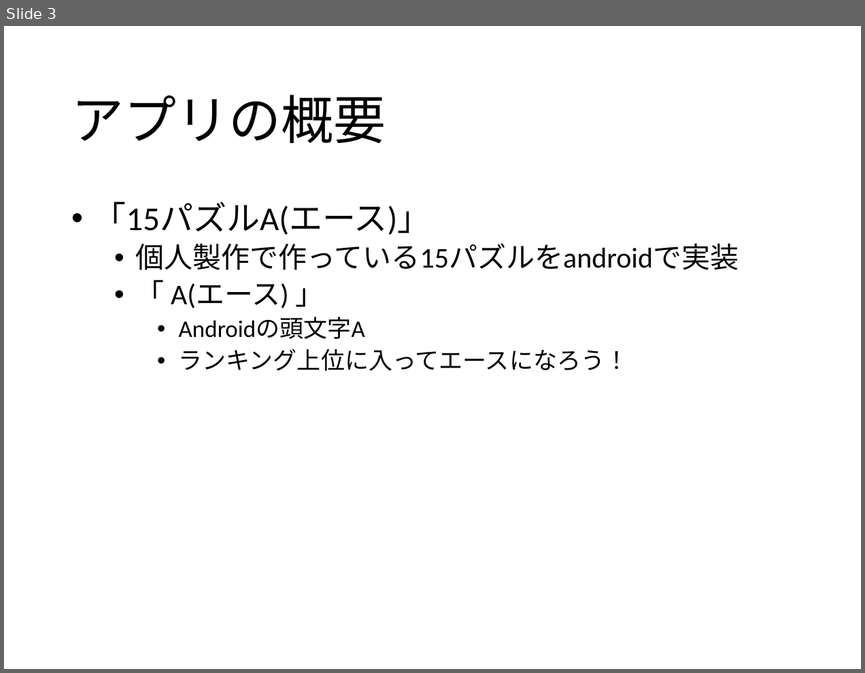
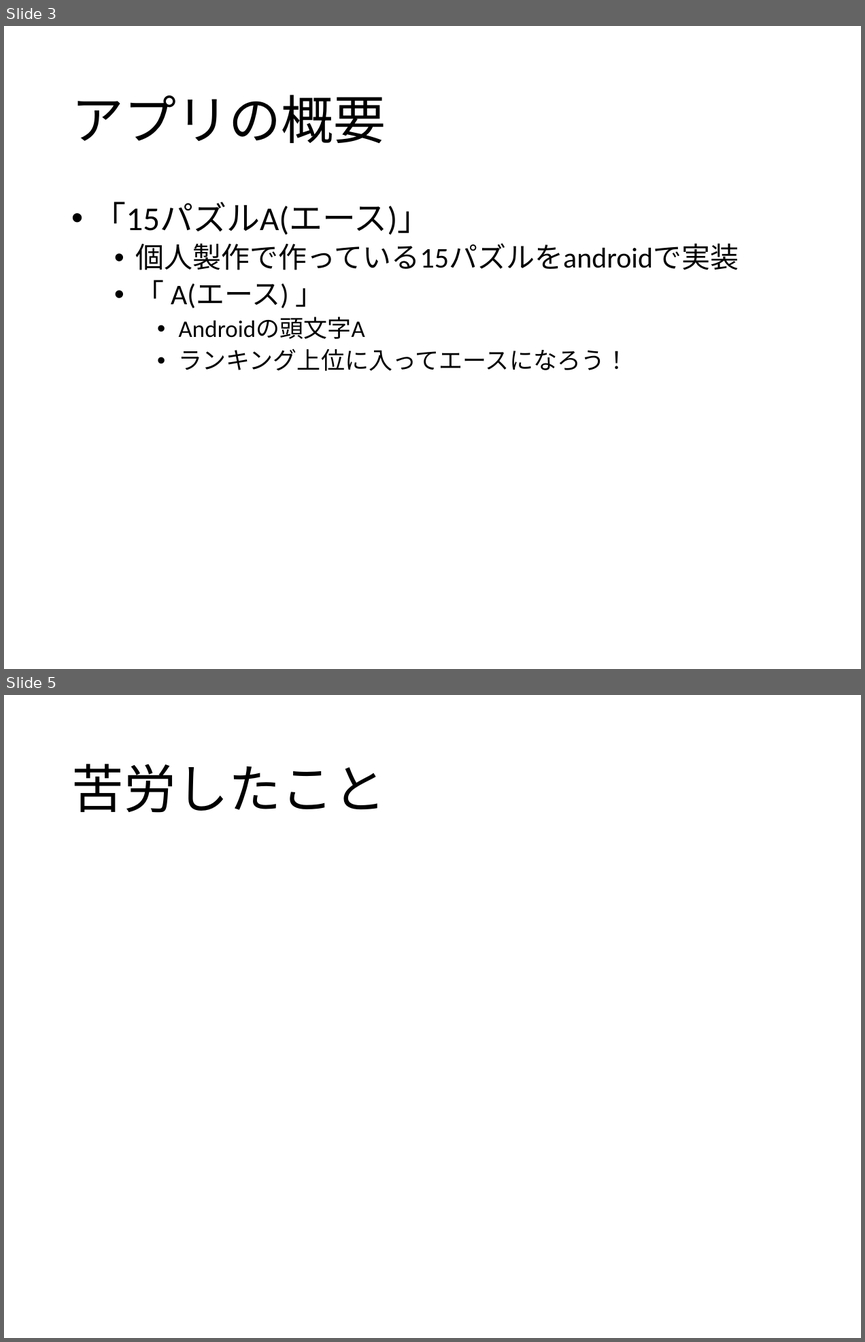
Before and after one commit to masanori-komehana/puzzle_project, a slide deck: Ace/Document/DBアプリ仕様.pptx. Shown one above the other, each under a label of ours: slide 3 before the commit, slides 3 and 5 after it; the slides between them are not shown. The pictures are 865x673 and 865x1342 pixels, drawn with LibreOffice and Linux fonts; fonts in the diff are those of the drawing. Boxes give left, top, right and bottom in pixels: in the first picture for what was removed or moved away, otherwise in the second. Text is boxed around its words. In the diff, an @@ line names an element or a change of style, - is before the commit and + after.

```diff
--- a/Ace/Document/DBアプリ仕様.pptx
+++ b/Ace/Document/DBアプリ仕様.pptx
@@ slide 5 added at (4,695,861,1338), background #FFFFFF @@
@@ title added at (71,764,385,813), 44 pt, text #000000 @@
+苦労したこと
```
Also in this commit, not shown: 2 other slides added, 1 other file.
